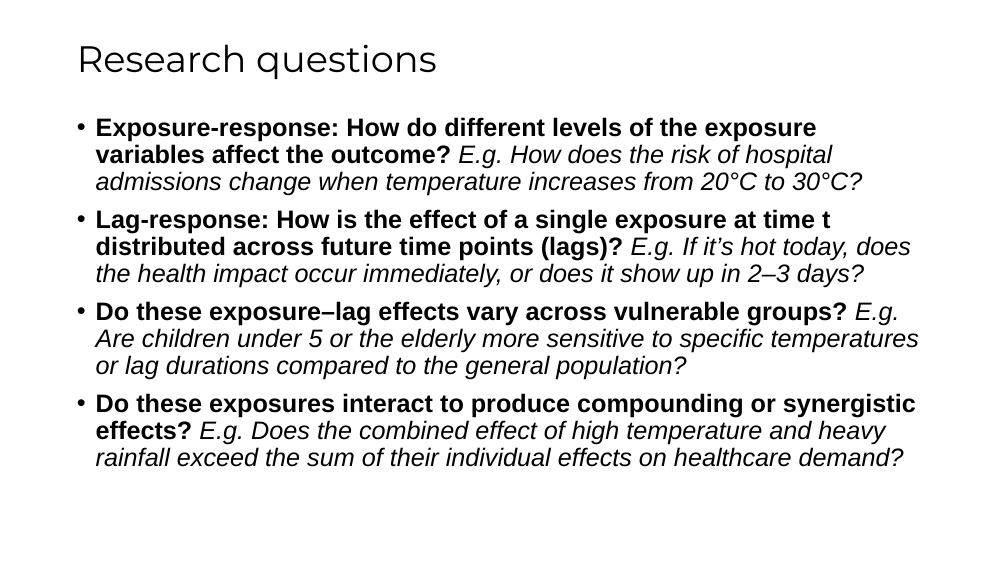
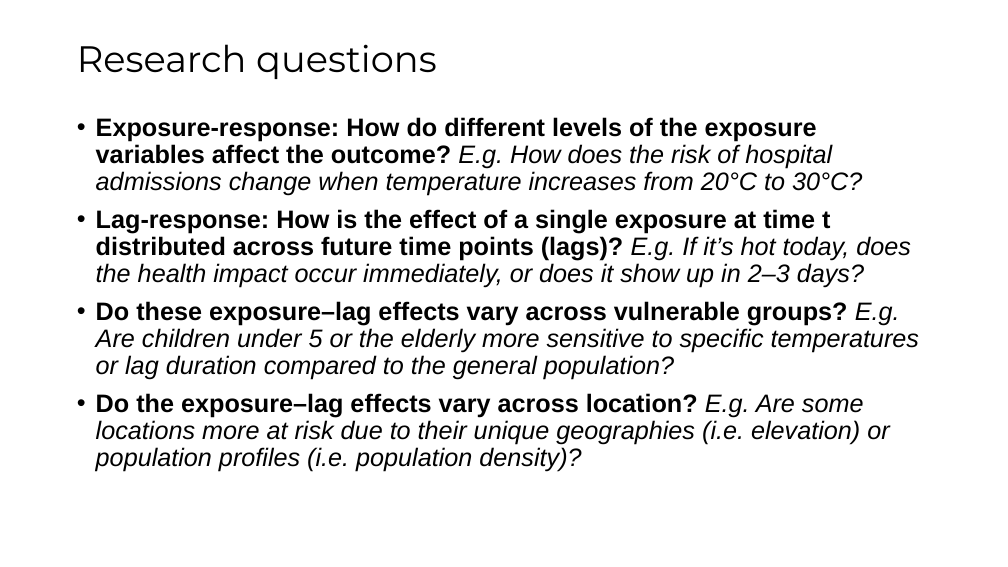
Before and after one commit to Claudia-Offner/hisp-climate-health-forecast, a slide deck: slide 3 of 2_DLNM/- Reporting/PPT_DNLM_Outputs.pptx. Drawn at 1008x567 pixels with LibreOffice and Linux fonts; fonts in the diff are those of the drawing. Boxes give left, top, right and bottom in pixels: in the first picture for what was removed or moved away, otherwise in the second. Text is boxed around its words. In the diff, an @@ line names an element or a change of style, - is before the commit and + after.

Commit message:
Update: Cleaning & DLNM reporting documents - specifically a DLNM tutorial.

```diff
--- a/2_DLNM/- Reporting/PPT_DNLM_Outputs.pptx
+++ b/2_DLNM/- Reporting/PPT_DNLM_Outputs.pptx
@@ text at [96,301,919,472]: text changed @@
-• Do these exposure–lag effects vary across vulnerable groups? E.g. Are children under 5 or the elderly more sensitive to specific temperatures or lag durations compared to the general population?
-• Do these exposures interact to produce compounding or synergistic effects? E.g. Does the combined effect of high temperature and heavy rainfall exceed the sum of their individual effects on healthcare demand?
+• Do these exposure–lag effects vary across vulnerable groups? E.g. Are children under 5 or the elderly more sensitive to specific temperatures or lag duration compared to the general population?
+• Do the exposure–lag effects vary across location? E.g. Are some locations more at risk due to their unique geographies (i.e. elevation) or population profiles (i.e. population density)?
```
Also in this commit, not shown: 12 other slides changed, 4 slides added, 2 slides removed, 56 other files.
